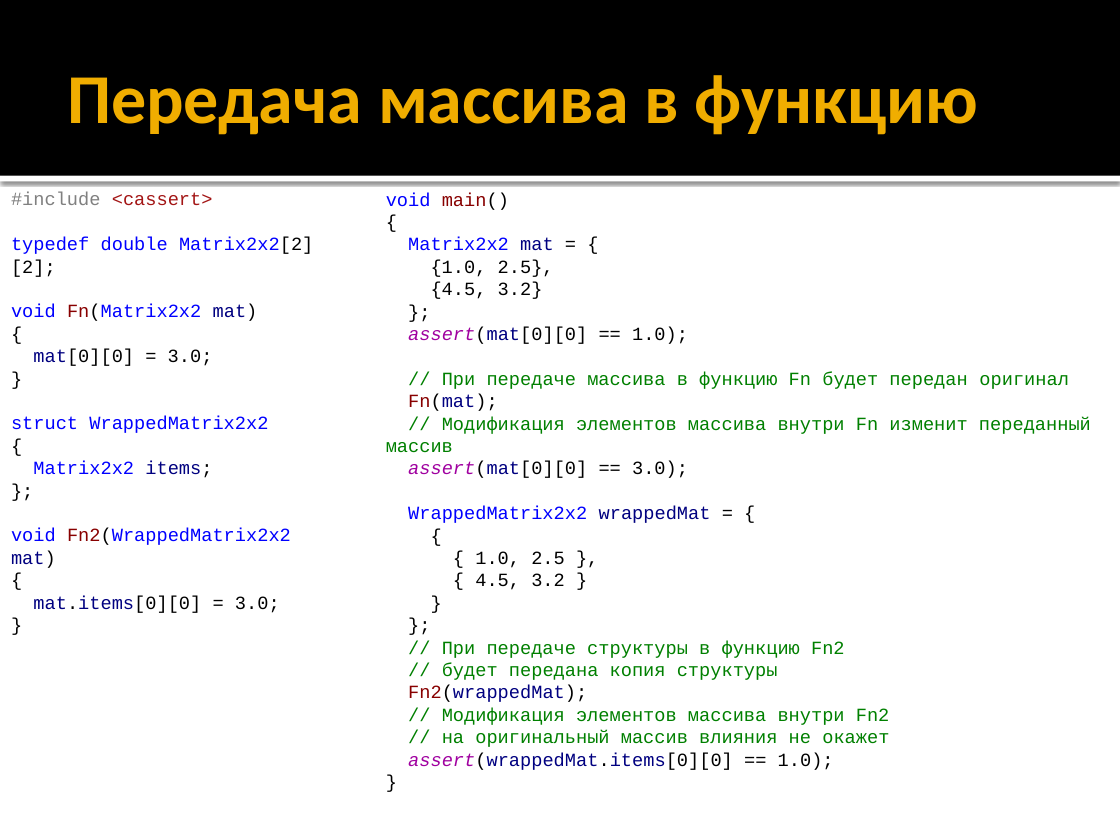
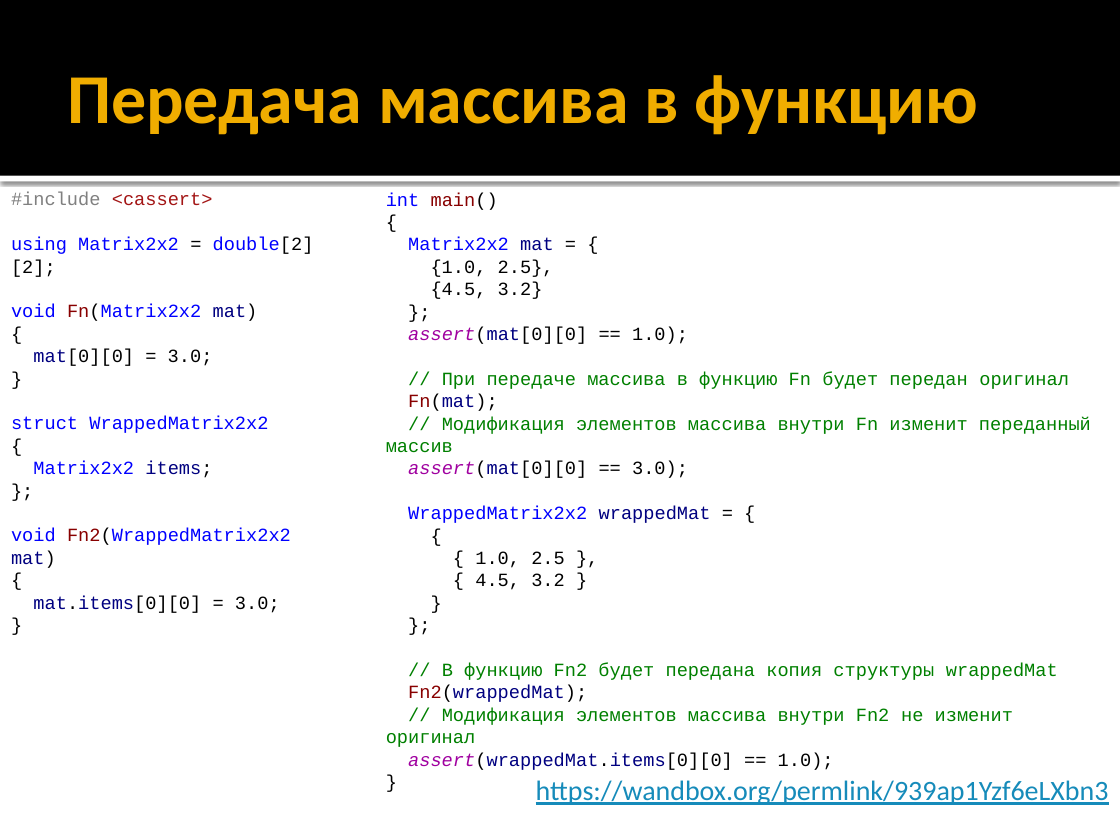
Before and after one commit to alexey-malov/oop, a slide deck: slide 110 of lectures/01/Синтаксис C++.pptx. Drawn at 1120x840 pixels with LibreOffice and Linux fonts; fonts in the diff are those of the drawing. Boxes give left, top, right and bottom in pixels: in the first picture for what was removed or moved away, otherwise in the second. Text is boxed around its words. In the diff, an @@ line names an element or a change of style, - is before the commit and + after.

```diff
--- a/lectures/01/Синтаксис C++.pptx
+++ b/lectures/01/Синтаксис C++.pptx
@@ text at (x1=386, y1=192, x2=498, y2=210): text changed; text colour #0000FF to #880000 @@
-void main()
+int main()
@@ text at (x1=11, y1=237, x2=314, y2=277): text changed @@
-typedef double Matrix2x2[2][2];
+using Matrix2x2 = double[2][2];
@@ text at (x1=442, y1=663, x2=1058, y2=680): text changed @@
-// При передаче структуры в функцию Fn2
-// будет передана копия структуры
+// В функцию Fn2 будет передана копия структуры wrappedMat
@@ text at (x1=386, y1=708, x2=1013, y2=747): text changed @@
-// Модификация элементов массива внутри Fn2
-// на оригинальный массив влияния не окажет
+// Модификация элементов массива внутри Fn2 не изменит оригинал
@@ text added at (x1=536, y1=780, x2=1109, y2=805), 18 pt, text #168BBA, underline @@
+https://wandbox.org/permlink/939ap1Yzf6eLXbn3
```
Also in this commit, not shown: 6 other slides changed.
